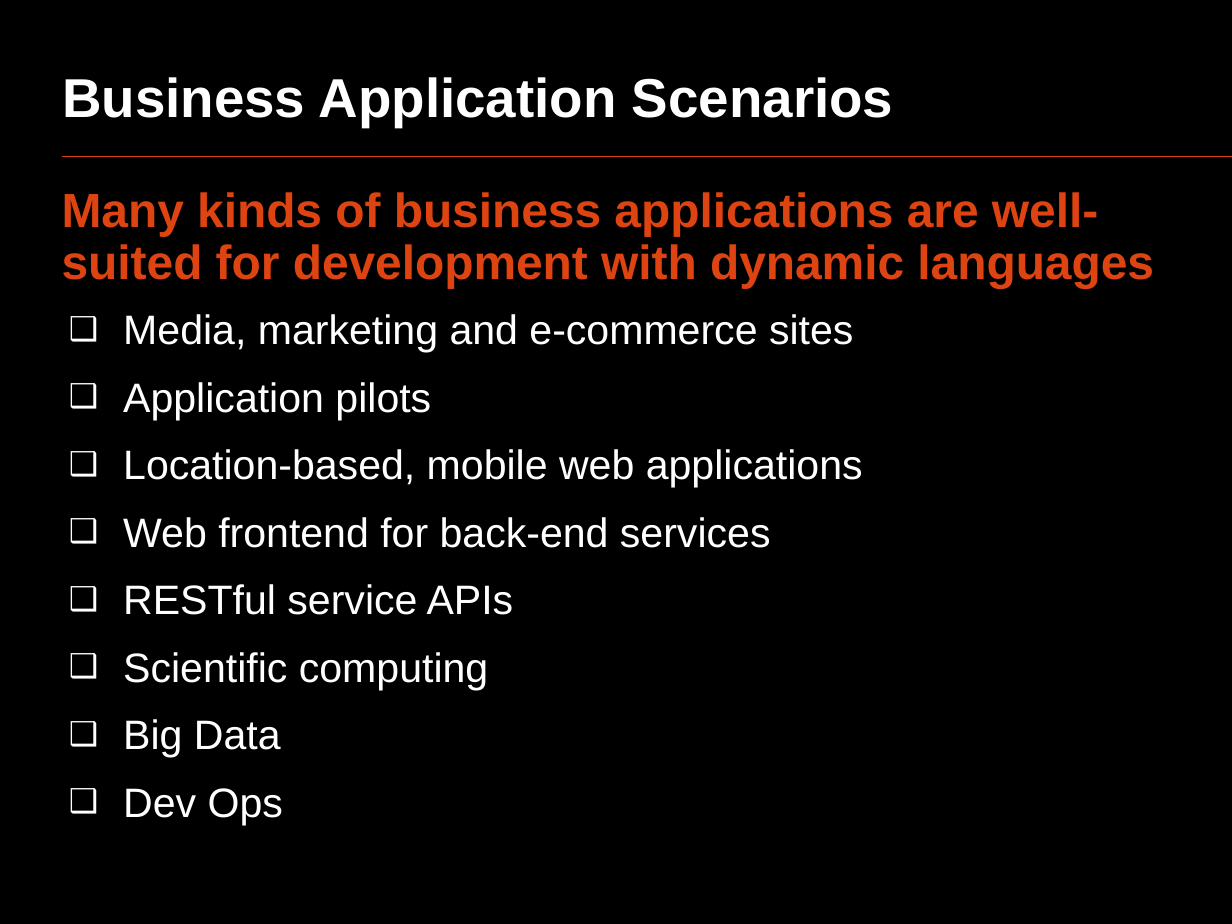
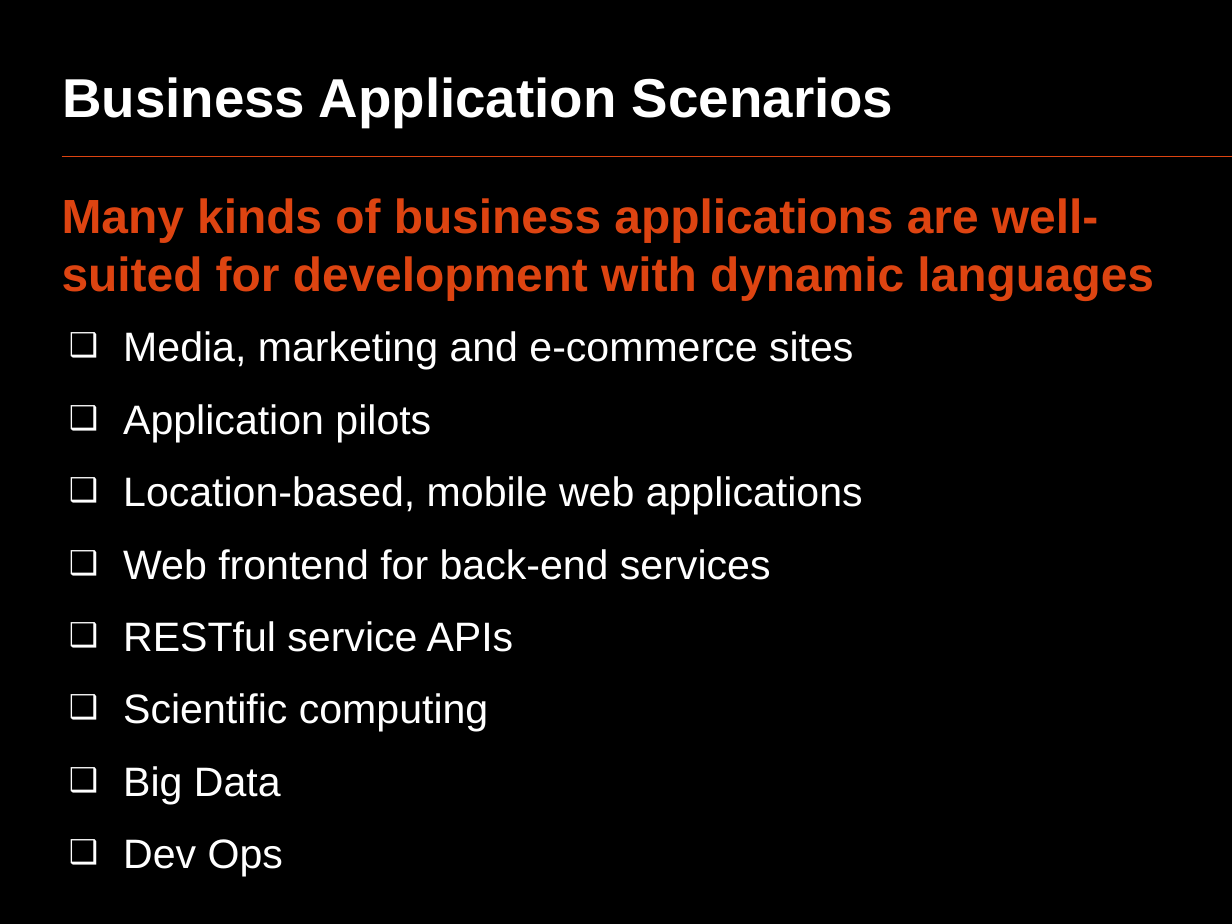
Before and after one commit to oscarrenalias/openslava-2013, a slide deck: slide 20 of Dynamic languages/OpenSlava 2013 - Dynamic languages.pptx. Drawn at 1232x924 pixels with LibreOffice and Linux fonts; fonts in the diff are those of the drawing. Boxes give left, top, right and bottom in pixels: in the first picture for what was removed or moved away, otherwise in the second. Text is boxed around its words. In the diff, an @@ line names an element or a change of style, - is before the commit and + after.

```diff
--- a/Dynamic languages/OpenSlava 2013 - Dynamic languages.pptx
+++ b/Dynamic languages/OpenSlava 2013 - Dynamic languages.pptx
@@ text "Many kinds of business applications ..." at (62, 198, 1154, 877): line spacing 0.9 to 1 @@
```
Also in this commit, not shown: 2 other slides changed, 1 slide removed.
